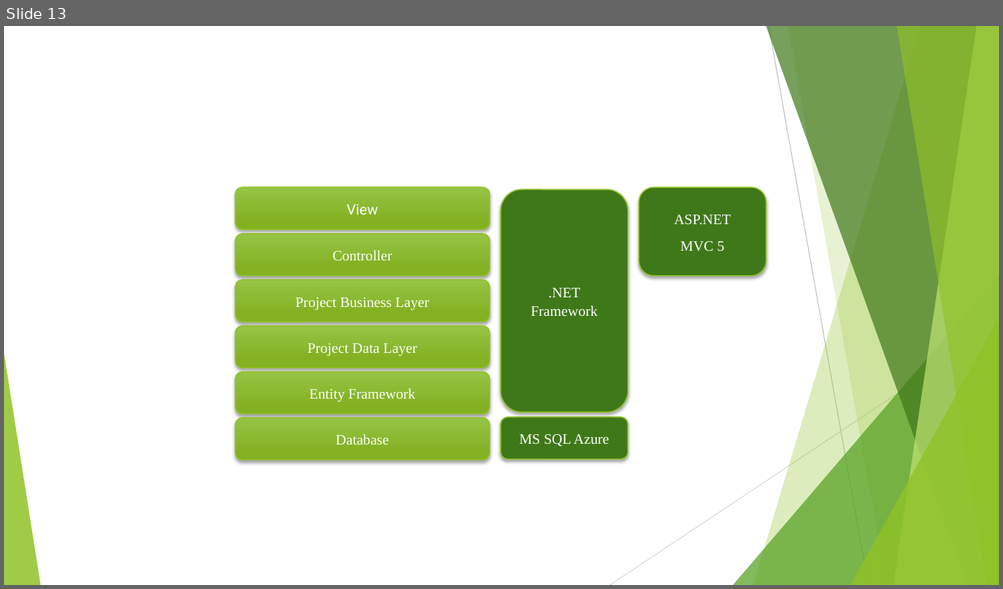
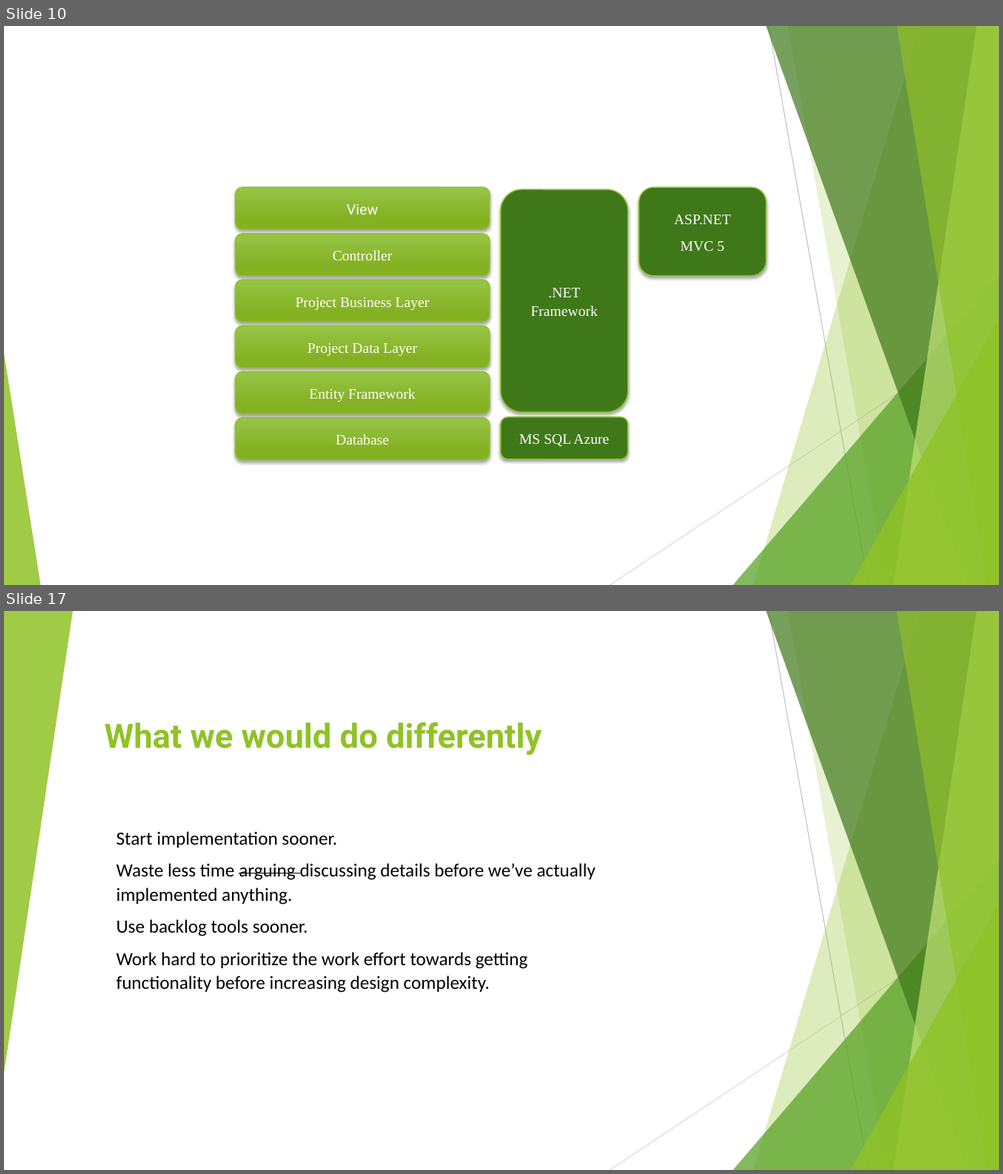
Before and after one commit to Project6/Planit, a slide deck: Final Project Documentation/CSC521.pptx. Shown one above the other, each under a label of ours: slide 13 before the commit, slides 10 and 17 after it; the slides between them are not shown. The pictures are 1003x589 and 1003x1174 pixels, drawn with LibreOffice and Linux fonts; fonts in the diff are those of the drawing. Boxes give left, top, right and bottom in pixels: in the first picture for what was removed or moved away, otherwise in the second. Text is boxed around its words. In the diff, an @@ line names an element or a change of style, - is before the commit and + after.

```diff
--- a/Final Project Documentation/CSC521.pptx
+++ b/Final Project Documentation/CSC521.pptx
@@ slide 17 added at [4,611,999,1170], background #FFFFFF; not listed: 9 template elements that a slide beside it also shows @@
@@ triangle added at [4,611,73,1073], fill #90C226 at 85% opacity @@
@@ text added at [105,722,541,755], 32.4 pt, text #90C226, bold @@
+What we would do differently
@@ text added at [116,832,595,993], 18 pt, text #000000 @@
+Start implementation sooner.
+Waste less time arguing discussing details before we’ve actually implemented anything.
+Use backlog tools sooner.
+Work hard to prioritize the work effort towards getting functionality before increasing design complexity.
@@ what was slide 13 is now slide 10 @@
```
Also in this commit, not shown: 4 slides changed, 5 other slides added, 2 slides removed.
